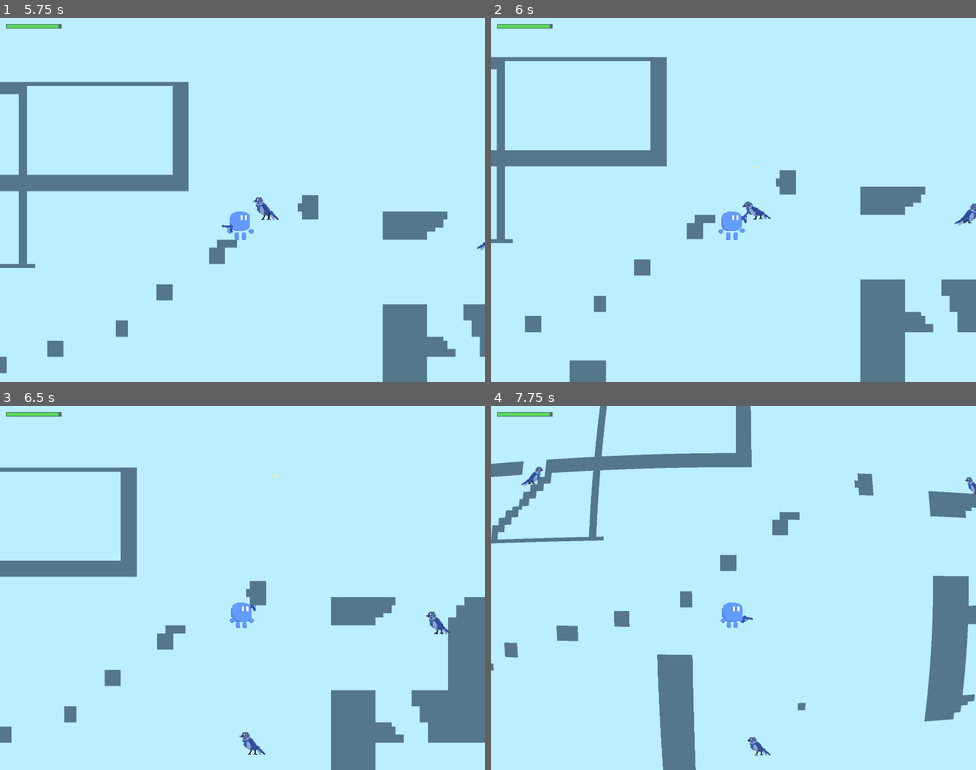
Above: before the commit, frames 1-4 (two rows, left to right).
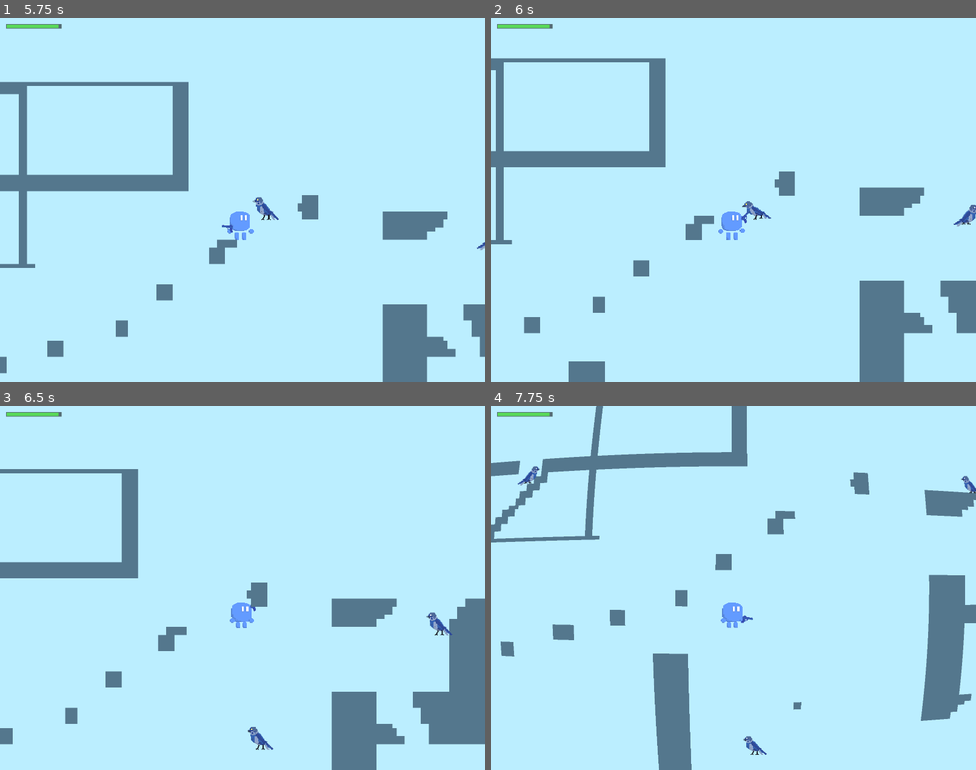
Above: after the commit, the same moments.

Repository: aleksey-45/the-cyancular-ruins
Game: Godot game, scene res://Scenes/Level0.tscn
Two runs of this game, one before a commit and one after it. Both use one fixed random seed, a clock stepped at 60 frames per second and the inputs below.
Inputs (mouse positions are in pixels of both pictures, inside the frame that each line leads up to):
- Up to frame 1 (5.75 s): move the mouse to (218, 272) at 0.52 s; hold R (R) 0.53-1.28 s; hold D (right) 0.53-2.03 s; tap W (up) at 0.77, 1.52, 3.02, 3.77, 4.52 s; move the mouse to (388, 254) at 1.27 s; tap R (R) at 1.35, 2.3, 3.05, 3.8, 4.35 s; move the mouse to (97, 145) at 2.02 s; press the mouse at (97, 145) at 2.03 s; hold A (left) 2.03-4.28 s; move the mouse to (266, 200) at 2.77 s; release the mouse at (266, 200) at 2.78 s; tap X (charge) at 2.85 s; move the mouse to (169, 109) at 3.52 s; hold Delete (toggle_barrel) 3.53-4.28 s; move the mouse to (349, 181) at 4.27 s; hold D (right) from 4.28 s (still down); move the mouse to (145, 218) at 5.02 s; hold R (R) from 5.03 s (still down)
- Up to frame 2 (6 s): keep holding D (right); move the mouse to (782, 119) at 5.77 s; release R (R) at 5.78 s; click (782, 119) at 5.85 s
- Up to frame 3 (6.5 s): keep holding D (right); tap W (up) at 6.02 s; tap R (R) at 6.05 s
- Up to frame 4 (7.75 s): keep holding D (right); move the mouse to (709, 660) at 6.52 s; hold R (R) 6.53-7.28 s; tap X (charge) at 6.6 s; tap W (up) at 6.77, 7.52 s; move the mouse to (879, 642) at 7.27 s; tap Delete (toggle_barrel) at 7.35 s; tap R (R) at 7.55 s

Frame 1 is identical in both runs. In frame 2, 1.7% of the frame differs, in the area x 0-100%, y 10-100%; in frame 3, 1.9%; in frame 4, 4.2%, in the area x 0-100%, y 0-100%.

Commit message:
feat: thinner laser + clamp laser/shot pitch to gun ±45° (m82a1)

Diff:
--- a/Scenes/Weapons/weapon_base.gd
+++ b/Scenes/Weapons/weapon_base.gd
@@ -48,7 +48,7 @@
 func _ready() -> void:
 	_base_sprite_pos = sprite.position
 	_laser = Line2D.new()
-	_laser.width = 2.0
+	_laser.width = 1.0  # 细激光(经玩家 2.5x 缩放渲染约 2.5px)
 	_laser.default_color = laser_color
 	_laser.visible = false
 	add_child(_laser)
@@ -96,7 +96,7 @@
 	if not _player_ok():
 		return
 	fire_cd_timer = fire_cooldown
-	var dir := _aim_world_dir()
+	var dir := _clamped_aim_dir()
 	var b: BulletBase = BULLET_SCENE.instantiate()
 	b.setup(dir, bullet_speed, bullet_range, bullet_size, bullet_color, self)
 	b.global_position = muzzle.global_position
@@ -132,6 +132,14 @@
 		return Vector2.ONE
 	return Vector2(move_penalty, jump_penalty)
 
+# 与枪口相同的出弹方向:经过 ±45° 仰角钳制后的世界单位向量(fire 出弹用)。
+# local.x 按 facing 折叠,还原到世界坐标时再乘回 facing,与 _auto_aim 的旋转一致。
+func _clamped_aim_dir() -> Vector2:
+	var facing := get_facing()
+	var pitch := clamp_pitch(_aim_world_dir(), facing)
+	var local := Vector2.from_angle(pitch)
+	return Vector2(local.x * float(facing), local.y)
+
 func _auto_aim() -> void:
 	var facing: int = get_facing()
 	var dir := _aim_world_dir()
@@ -148,10 +156,8 @@
 		return
 	_laser.visible = _aiming
 	if _aiming:
-		# 激光跟随真实(未钳制)瞄准方向:与 fire() 的出弹方向一致,不受枪口 ±45° 钳制影响
-		_laser.global_position = muzzle.global_position
-		_laser.global_rotation = _aim_world_dir().angle()
-		_laser.points = PackedVector2Array([Vector2.ZERO, Vector2(laser_length, 0.0)])
+		# 激光继承枪口的钳制旋转:仰角限制与枪口一致,且与出弹方向(同样钳制)对齐。
+		_laser.points = PackedVector2Array([muzzle.position, muzzle.position + Vector2(laser_length, 0.0)])
 
 func _recoil_recover(delta: float) -> void:
 	if _recoil_timer > 0.0:
